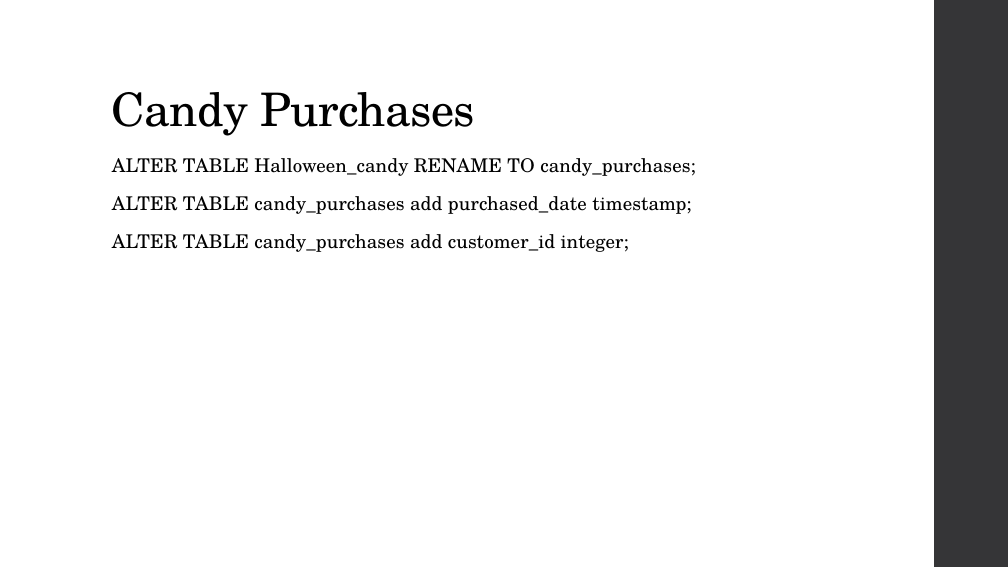
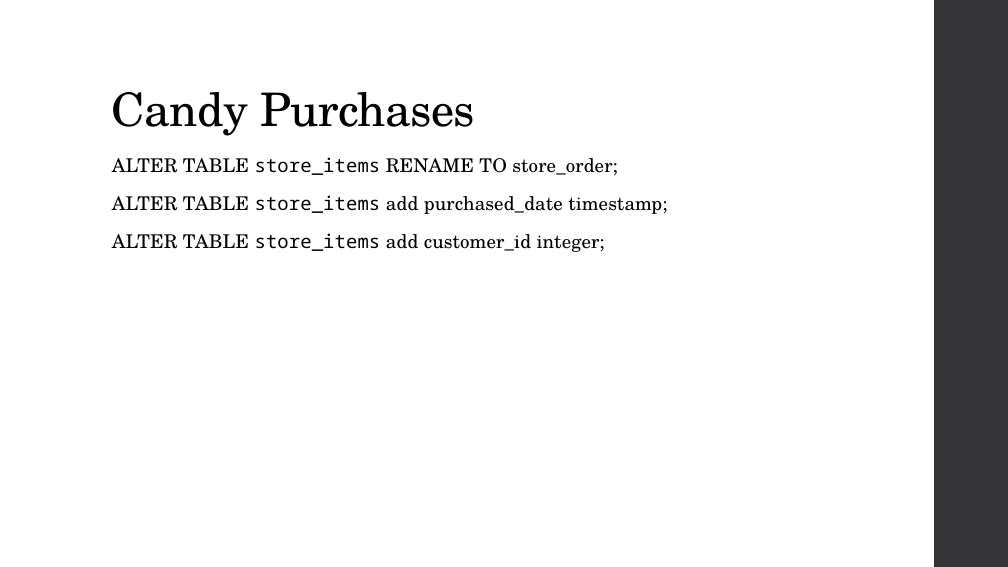
Before and after one commit to MGIS-UMN/GIS5577_week3, a slide deck: slide 21 of Database_Management.odp. Drawn at 1008x567 pixels with LibreOffice and Linux fonts; fonts in the diff are those of the drawing. Boxes give left, top, right and bottom in pixels: in the first picture for what was removed or moved away, otherwise in the second. Text is boxed around its words. In the diff, an @@ line names an element or a change of style, - is before the commit and + after.

Commit message:
Updated for 2024 - removed candy example

```diff
--- a/Database_Management.odp
+++ b/Database_Management.odp
@@ text at bbox=[112, 157, 667, 252]: text changed @@
-ALTER TABLE Halloween_candy RENAME TO candy_purchases;
-ALTER TABLE candy_purchases add purchased_date timestamp;
-ALTER TABLE candy_purchases add customer_id integer;
+ALTER TABLE store_items RENAME TO store_order;
+ALTER TABLE store_items add purchased_date timestamp;
+ALTER TABLE store_items add customer_id integer;
```
Also in this commit, not shown: 12 other slides changed.
